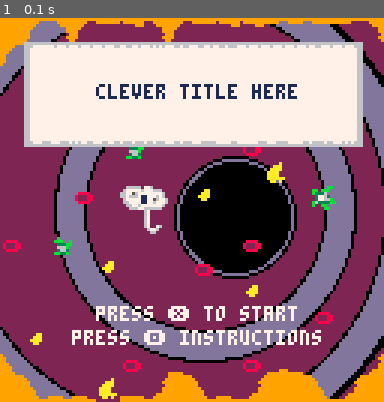
Above: before the commit, frame 1.
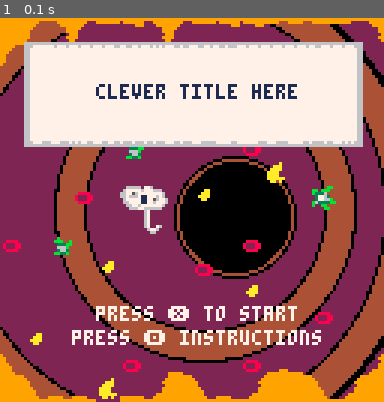
Above: after the commit, the same moment.

Repository: tyedye105/SlowJamJune2018
Game: PICO-8 cartridge amoebaFish.p8
The game is run twice, just before and just after one commit, with the same random seed, the same clock (stepped at 60 frames per second) and the same inputs.
Inputs:
- Up to frame 1 (0.1 s): no input

The runs differ from the first frame. In frame 1, 15% of the frame differs, in the area x 0-100%, y 0-100%.

Commit message:
changed 13 for 4 in the background color scheme

Diff:
--- a/amoebaFish.p8
+++ b/amoebaFish.p8
@@ -29,15 +29,15 @@
 function draw_titlebg()
 	circfill(58,64,95,2)--flesh color
 	circfill(58,64,82,0)--outline
-	circfill(58,64,80,13)--rib thing?
+	circfill(58,64,80,4)--rib thing?
 	circfill(58,64,70,0)
 	circfill(58,64,69,2)
 	circfill(68,64,50,0)
-	circfill(68,64,49,13)
+	circfill(68,64,49,4)
 	circfill(68,64,40,0)
 	circfill(68,64,39,2)
 	circfill(78,66,20,0)
-	circfill(78,66,19,13)
+	circfill(78,66,19,4)
 	circfill(78,66,18,0)
 	circfill(78,66,17,0)
 end
